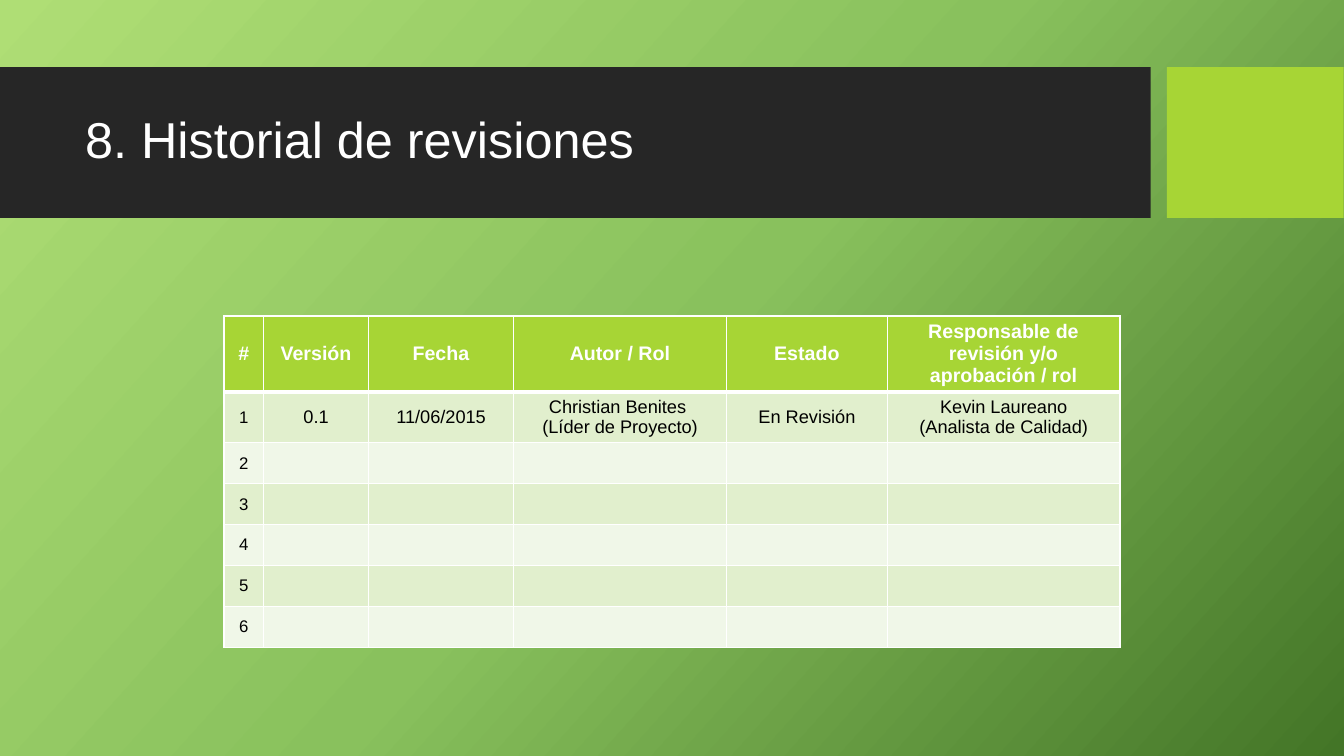
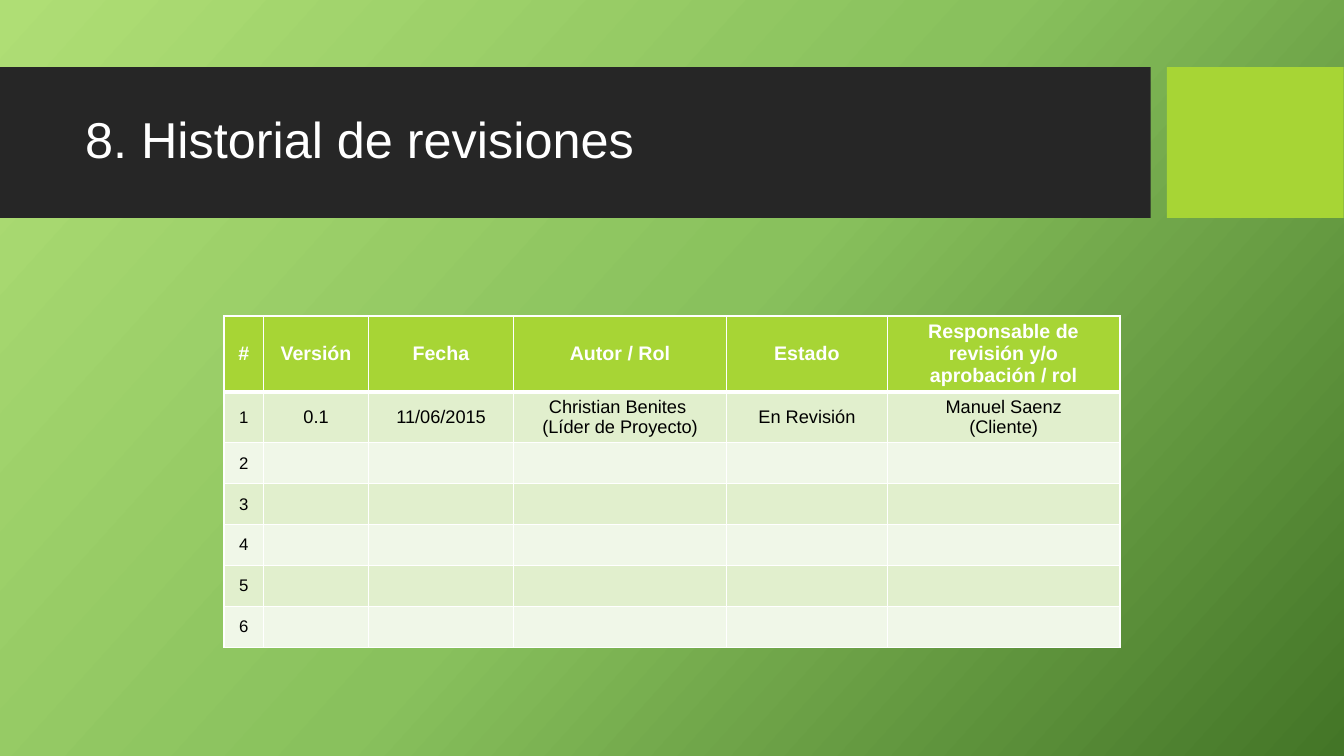
Before and after one commit to cjbensan/sistema-facturacion-inventario, a slide deck: slide 14 of CMMI-Nivel-2/REQM/PGCREQM_0.1_2015.pptx. Drawn at 1344x756 pixels with LibreOffice and Linux fonts; fonts in the diff are those of the drawing; background and template pictures are left out. Boxes give left, top, right and bottom in pixels: in the first picture for what was removed or moved away, otherwise in the second. Text is boxed around its words. In the diff, an @@ line names an element or a change of style, - is before the commit and + after.

```diff
--- a/CMMI-Nivel-2/REQM/PGCREQM_0.1_2015.pptx
+++ b/CMMI-Nivel-2/REQM/PGCREQM_0.1_2015.pptx
@@ table at (224,316,1119,654) @@
-row 2, column 6: Kevin Laureano / (Analista de Calidad)
+row 2, column 6: Manuel Saenz / (Cliente)
```
Also in this commit, not shown: 2 other slides changed.
